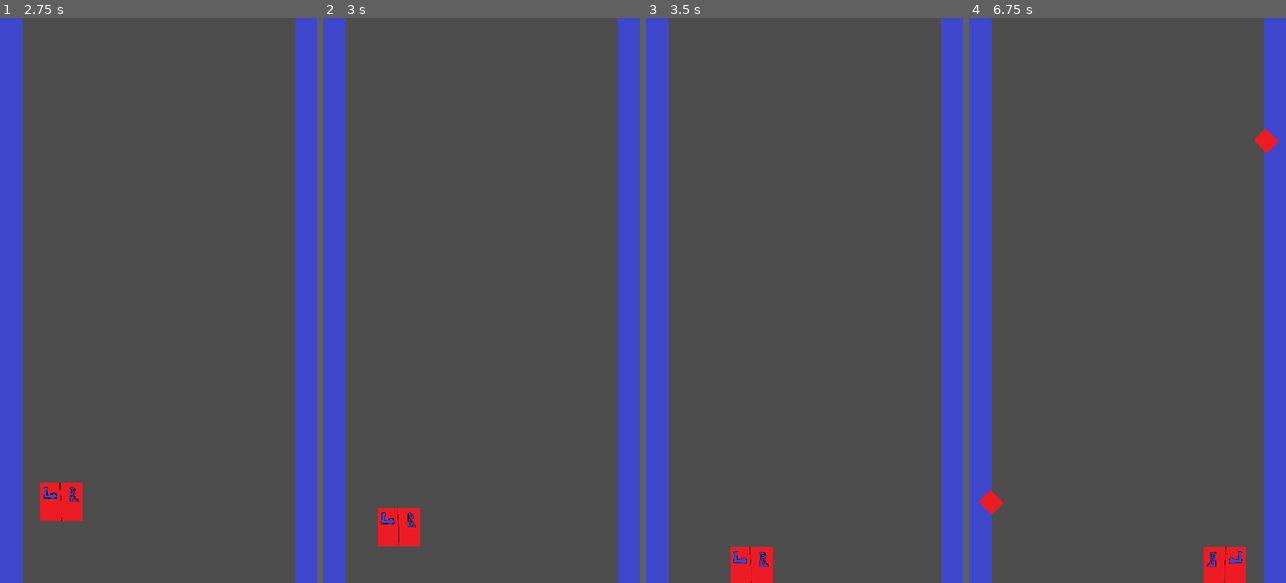
Above: before the commit, frames 1-4 (left to right).
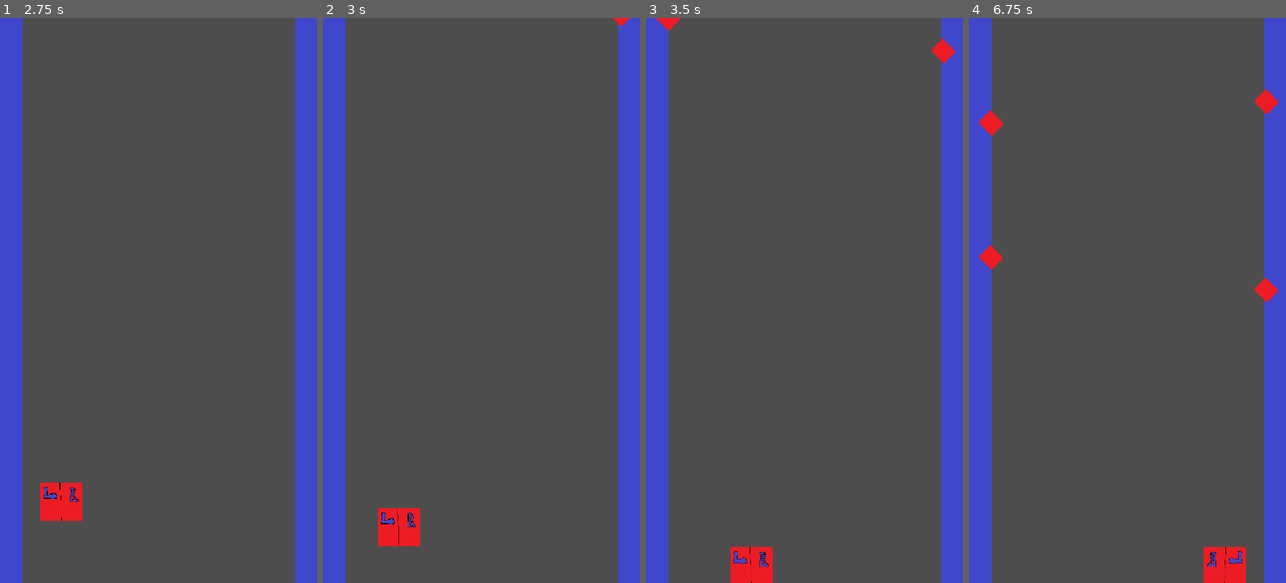
Above: after the commit, the same moments.

Repository: atknony/fly_or_die
Game: Godot game, scene res://Scenes/main_menu.tscn
Same seed, same stepped clock (60 frames per second), same inputs: the game is played once before the commit and once after it.
Inputs (mouse positions are in pixels of both pictures, inside the frame that each line leads up to):
- Up to frame 1 (2.75 s): click "PLAY" at 0.5 s; move the mouse to (228, 272) at 1.27 s; click (228, 272) at 1.52 s; move the mouse to (95, 328) at 2.02 s; click (95, 328) at 2.27 s
- Up to frame 2 (3 s): move the mouse to (513, 176) at 2.77 s
- Up to frame 3 (3.5 s): no input
- Up to frame 4 (6.75 s): move the mouse to (1111, 413) at 3.52 s; click (1111, 413) at 3.77 s; move the mouse to (1222, 385) at 4.27 s; click (1222, 385) at 4.52 s; move the mouse to (1032, 215) at 5.02 s; click (1032, 215) at 5.27 s; move the mouse to (1143, 300) at 5.77 s; move the mouse to (1079, 159) at 6.52 s

Frame 1 is identical in both runs. In frame 2, less than 0.1% of the frame differs, in the area x 91-97%, y 0-2%; in frame 3, 0.3%; in frame 4, 1.1%, in the area x 3-98%, y 12-88%.

Commit message:
Spike Update

Diff:
--- a/Scenes/game.tscn
+++ b/Scenes/game.tscn
@@ -41,10 +41,10 @@
 [node name="Spawner" type="Node" parent="."]
 
 [node name="leftupper" type="Marker2D" parent="Spawner"]
-position = Vector2(0, -251)
+position = Vector2(0, -130)
 
 [node name="leftlower" type="Marker2D" parent="Spawner"]
-position = Vector2(0, -151)
+position = Vector2(0, -40)
 
 [node name="Spawntimer" type="Timer" parent="Spawner"]
 wait_time = 2.0
--- a/Scenes/player.tscn
+++ b/Scenes/player.tscn
@@ -15,5 +15,4 @@
 
 [node name="CollisionShape2D" type="CollisionShape2D" parent="."]
 position = Vector2(-4.08718e-06, -4.08718e-06)
-scale = Vector2(1, 1)
 shape = SubResource("RectangleShape2D_cvnsp")
--- a/Scripts/game.gd
+++ b/Scripts/game.gd
@@ -2,7 +2,7 @@
 
 const SPIKE = preload("res://Scenes/spike.tscn")
 
-var COUNTER: int = 0
+
 
 @onready var player: CharacterBody2D = $Player
 @onready var leftupper: Marker2D = $Spawner/leftupper
@@ -16,14 +16,15 @@
 func spawn_spike() -> void:
 	var new_spike = SPIKE.instantiate()
 	var y_position: float = randf_range(leftupper.position.y,leftlower.position.y)
-	if COUNTER % 2 == 0:
-		new_spike.position = Vector2(506,y_position)
-	else:
-		new_spike.position = Vector2(37,y_position)
-	new_spike.SPEED += COUNTER * 15
+	new_spike.position = Vector2(506,y_position)
+	spike_holder.add_child(new_spike)
+	y_position = randf_range(leftupper.position.y,leftlower.position.y)
+	new_spike = SPIKE.instantiate()
+	new_spike.position = Vector2(37,y_position)
 	spike_holder.add_child(new_spike)
 
 
+
+
 func _on_spawntimer_timeout() -> void:
-	COUNTER += 1
 	spawn_spike()
--- a/Scripts/spike.gd
+++ b/Scripts/spike.gd
@@ -1,11 +1,10 @@
 extends Area2D
 
-var SPEED: float = 120.0
+var SPEED: float = 125.0
 const ACCELERATION: float = 50.0
 const OFF_SCREEN: float = 1000.0
 
 func _process(delta: float) -> void:
-	SPEED += ACCELERATION * delta
 	position.y += SPEED * delta
 
 func _ready() -> void:
Not shown: 1 places in Scenes/main_menu.tscn that only renumber resources
